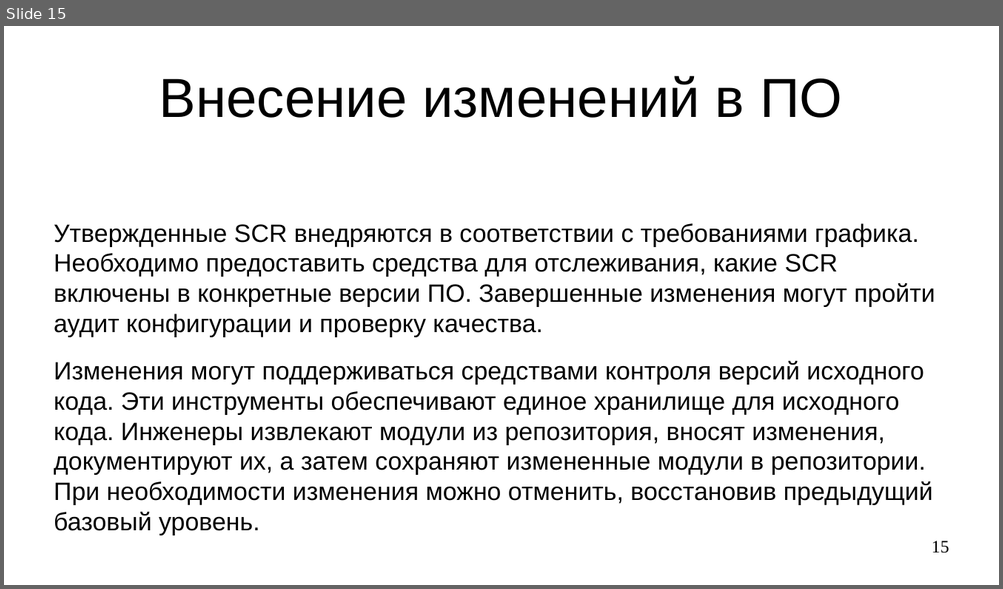
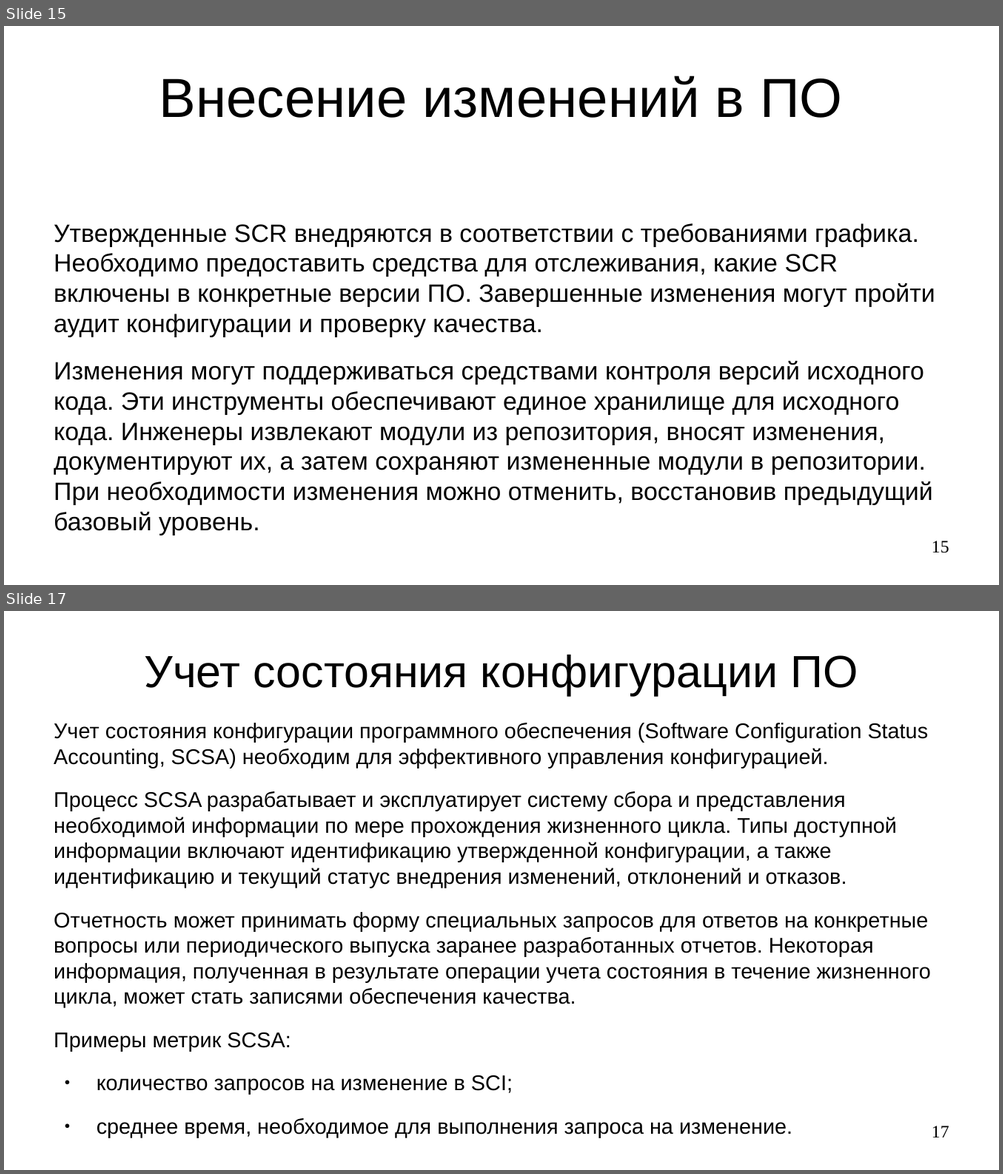
Before and after one commit to steelcraft/stud-lab, a slide deck: Лекции/CASWE01#L6.odp. Shown one above the other, each under a label of ours: slide 15 before the commit, slides 15 and 17 after it; the slides between them are not shown. The pictures are 1003x589 and 1003x1174 pixels, drawn with LibreOffice and Linux fonts; fonts in the diff are those of the drawing. Boxes give left, top, right and bottom in pixels: in the first picture for what was removed or moved away, otherwise in the second. Text is boxed around its words. In the diff, an @@ line names an element or a change of style, - is before the commit and + after.

Commit message:
Добавлен раздел "Учет состояния конфигурации ПО"

```diff
--- a/Лекции/CASWE01#L6.odp
+++ b/Лекции/CASWE01#L6.odp
@@ slide 17 added at box(4, 611, 999, 1170), background #FFFFFF @@
@@ title added at box(145, 654, 857, 695), 36 pt, text #000000 @@
+Учет состояния конфигурации ПО
@@ text added at box(54, 723, 930, 1138), 17 pt, text #000000 @@
+Учет состояния конфигурации программного обеспечения (Software Configuration Status Accounting, SCSA) необходим для эффективного управления конфигурацией.
+Процесс SCSA разрабатывает и эксплуатирует систему сбора и представления необходимой информации по мере прохождения жизненного цикла. Типы доступной информации включают идентификацию утвержденной конфигурации, а также идентификацию и текущий статус внедрения изменений, отклонений и отказов.
+Отчетность может принимать форму специальных запросов для ответов на конкретные вопросы или периодического выпуска заранее разработанных отчетов. Некоторая информация, полученная в результате операции учета состояния в течение жизненного цикла, может стать записями обеспечения качества.
+Примеры метрик SCSA:
+● количество запросов на изменение в SCI;
+● среднее время, необходимое для выполнения запроса на изменение.
@@ page number added at box(931, 1126, 949, 1138), 14 pt, text #000000 @@
+17
```
Also in this commit, not shown: 1 slide changed.
